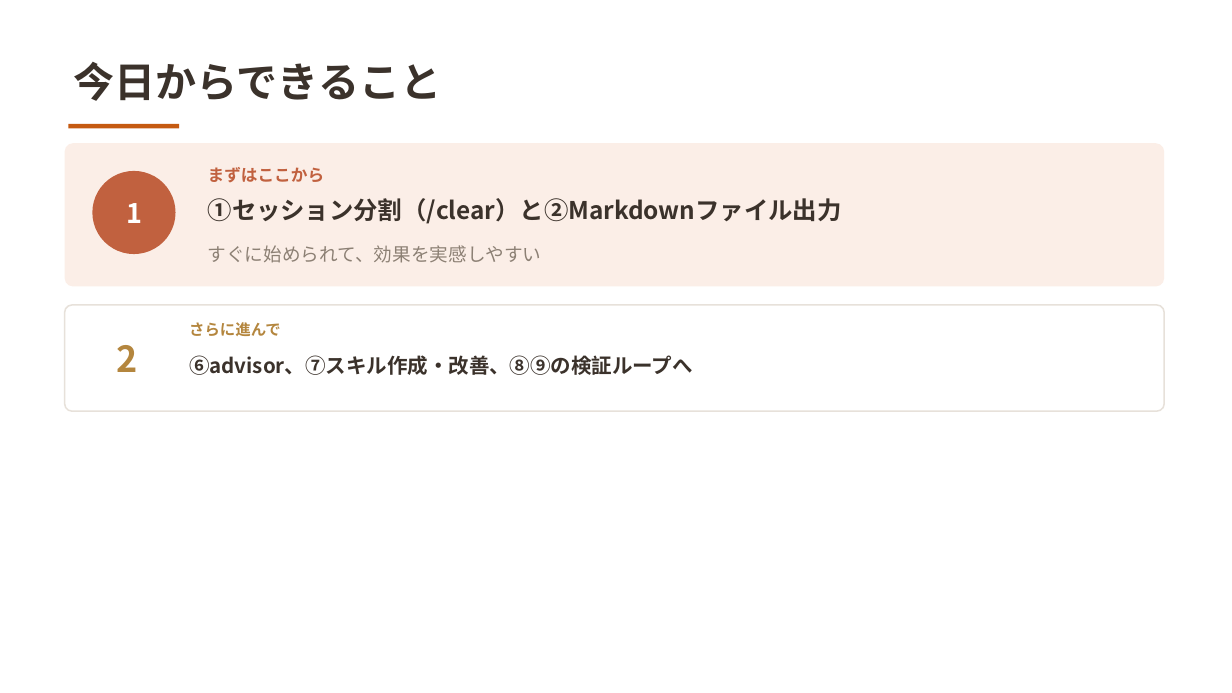
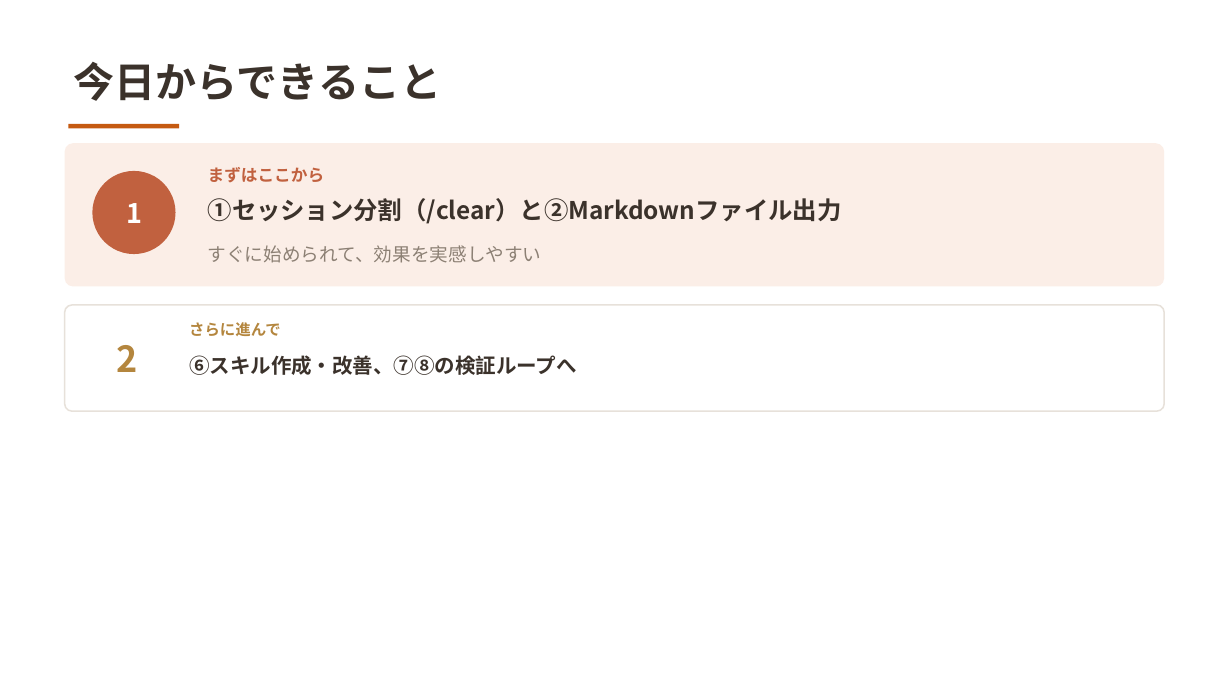
Before and after one commit to masa12y/docs, a slide deck: slide 23 of 勉強会/Claude_Codeの活用方法.pptx (slide 25 before the commit). Drawn at 1232x693 pixels with LibreOffice and Linux fonts; fonts in the diff are those of the drawing. Boxes give left, top, right and bottom in pixels: in the first picture for what was removed or moved away, otherwise in the second. Text is boxed around its words. In the diff, an @@ line names an element or a change of style, - is before the commit and + after.

```diff
--- a/勉強会/Claude_Codeの活用方法.pptx
+++ b/勉強会/Claude_Codeの活用方法.pptx
@@ text at [189,355,576,375]: text changed @@
-⑥advisor、⑦スキル作成・改善、⑧⑨の検証ループへ
+⑥スキル作成・改善、⑦⑧の検証ループへ
```
Also in this commit, not shown: 18 other slides changed, 1 slide added, 3 slides removed, 2 other files.
